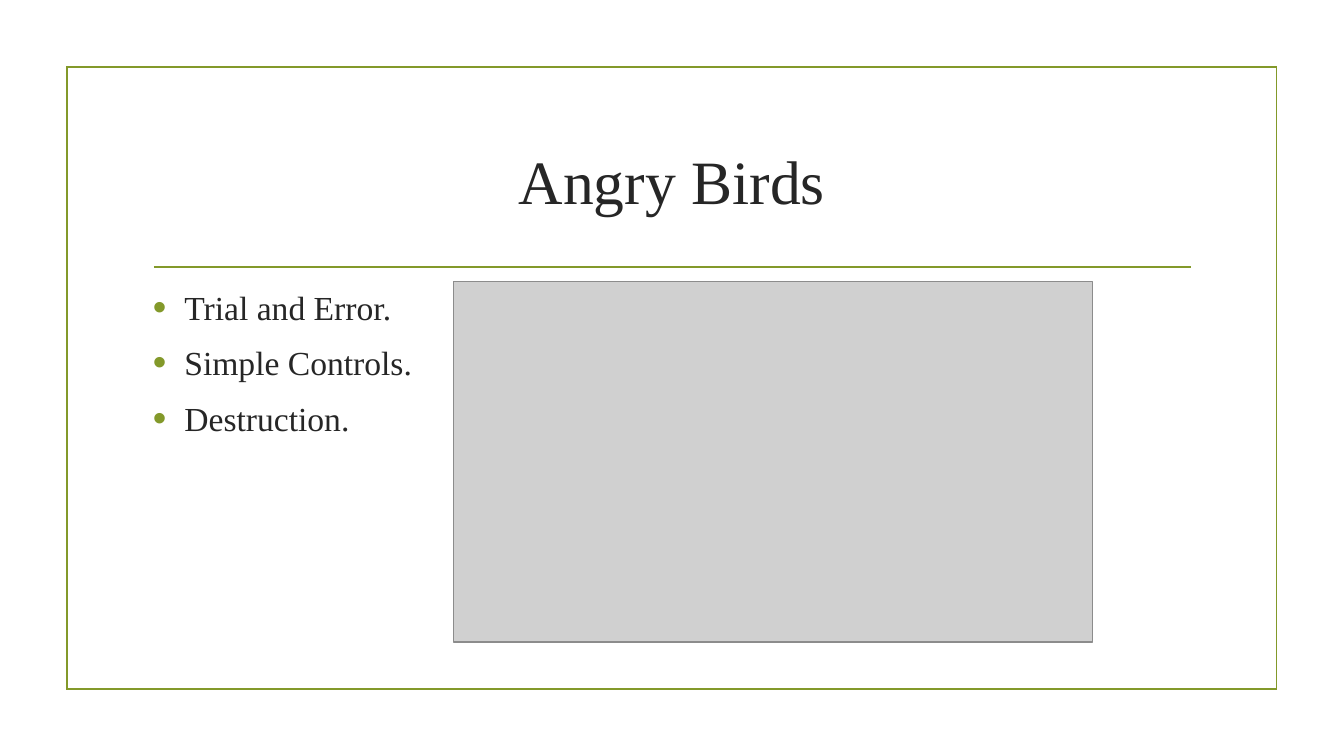
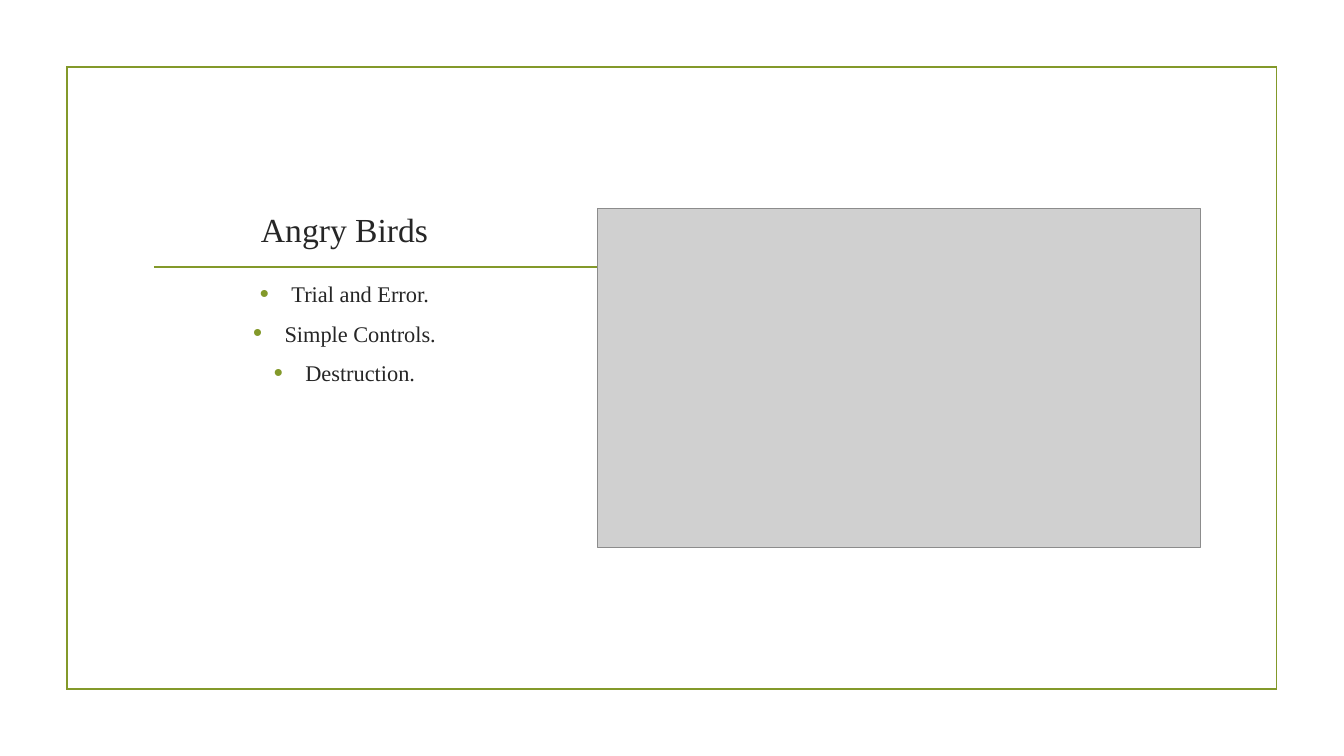
Before and after one commit to UoSGamesGroups/second-semester-dm-group-1, a slide deck: slide 3 of docs/presentation/Adversarial Physics.pptx. Drawn at 1344x756 pixels with LibreOffice and Linux fonts; fonts in the diff are those of the drawing; grey boxes stand for pictures; background and template pictures are left out. Boxes give left, top, right and bottom in pixels: in the first picture for what was removed or moved away, otherwise in the second. Text is boxed around its words. In the diff, an @@ line names an element or a change of style, - is before the commit and + after.

```diff
--- a/docs/presentation/Adversarial Physics.pptx
+++ b/docs/presentation/Adversarial Physics.pptx
@@ title "Angry Birds" at bbox=[261, 218, 428, 249]: size 44 to 24 pt; vertical alignment middle to bottom @@
@@ picture: place and size @@
-picture at bbox=[454, 282, 1093, 642]
+picture at bbox=[598, 209, 1201, 547]
@@ text "Trial and Error.": place and size @@
-text "Trial and Error." at bbox=[184, 296, 412, 432]
+text "Trial and Error." at bbox=[285, 286, 435, 382]
@@ text "Trial and Error." at bbox=[285, 286, 435, 382]: size 24 to 16 pt; alignment left to centre; less space between paragraphs @@
```
Also in this commit, not shown: 2 other slides changed, 2 slides added, 1 slide removed.
